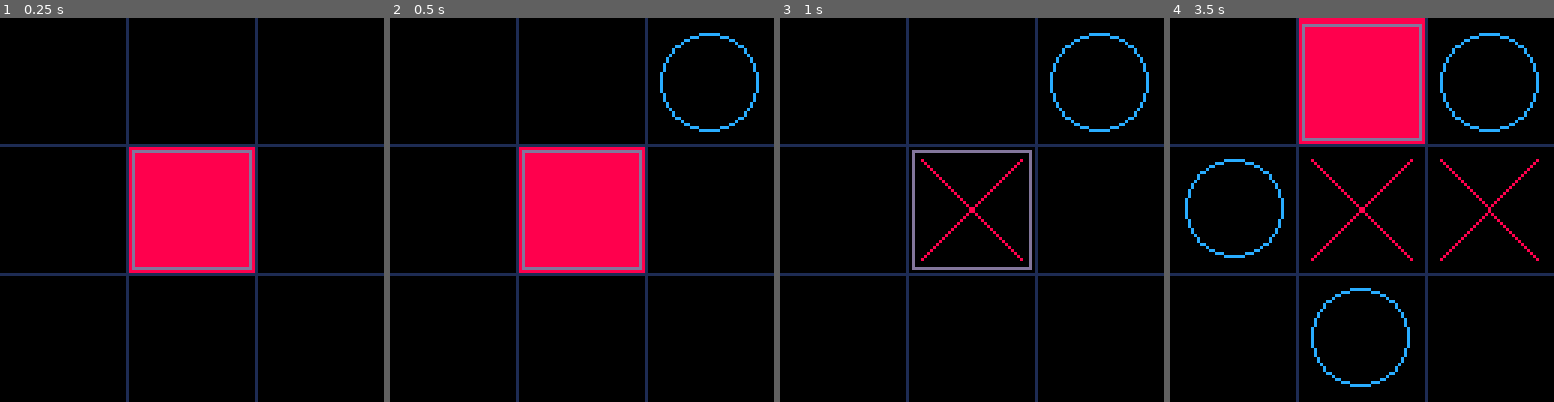
Above: before the commit, frames 1-4 (left to right).
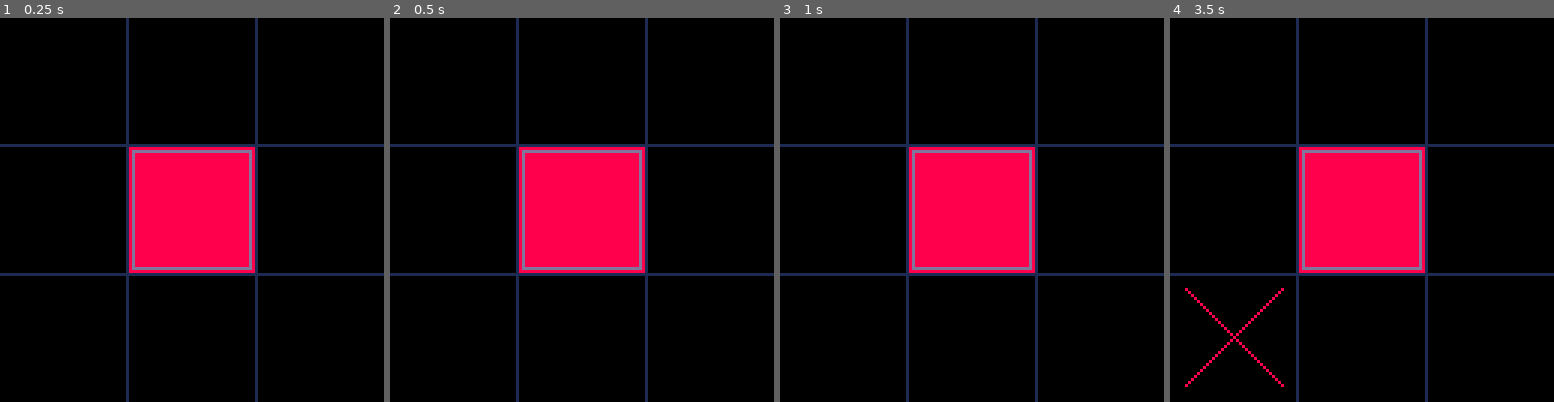
Above: after the commit, the same moments.

Repository: TarkanAl-Kazily/game-jams
Game: PICO-8 cartridge other/tic_tac_toe.p8
Two runs of this game, one before a commit and one after it. Both use one fixed random seed, a clock stepped at 60 frames per second and the inputs below.
Inputs:
- Up to frame 1 (0.25 s): no input
- Up to frame 2 (0.5 s): tap X (X key) at 0.33 s
- Up to frame 3 (1 s): tap O (Z key) at 0.7 s
- Up to frame 4 (3.5 s): tap X (X key) at 1.07, 1.85, 2.97 s; hold Right 1.6-2.1 s; tap O (Z key) every 0.4 s from 1.7 to 3.3 s; hold Up 2.15-2.42 s; hold Right 2.47-3.03 s; hold Left from 3.08 s (still down)

Frame 1 is identical in both runs. In frame 2, 0.6% of the frame differs, in the area x 70-97%, y 3-30%; in frame 3, 10%; in frame 4, 24%, in the area x 3-97%, y 0-97%.

Commit message:
Added alpha beta pruned search ai with a depth value

Diff:
--- a/other/tic_tac_toe.p8
+++ b/other/tic_tac_toe.p8
@@ -13,21 +13,33 @@
 winning_moves = nil
 
 -- ai settings
-ai = 1
+ai_delay = 30
+ai = 2
 
 function _init()
 	board = new_board()
-  ai_mode = ai_random
+  ai_mode = ai_alpha_beta
 end
 
 function _update60()
-	if (winner == 0)	board = update_player(board)
-	winner, winning_moves = evaluate_board(board)
+  if ai < 2 then
+    board = update_player(board)
+    winner, winning_moves = evaluate_board(board)
+  end
+  if ai == 2 then
+    if (t % ai_delay) == 1 then
+      board = ai_mode(board, 1)
+      winner, winning_moves = evaluate_board(board)
+    elseif (t % ai_delay) == 1 + (ai_delay \ 2) then
+      board = ai_mode(board, 2)
+      winner, winning_moves = evaluate_board(board)
+    end
+  end
+  t += 1
 end
 
 function _draw()
   cls(0)
-  t += 1
   if winner == 0 then
     draw_player()
   else
@@ -181,6 +193,7 @@
 
 -- applies the move by player, returning a new board
 function make_move(b, move, player)
+  if (move == nil) return b
   assert(is_legal(b, move))
   local new_b = copy(b)
   board_set(new_b, move, player)
@@ -232,19 +245,87 @@
 -->8
 -- ai
 
-function get_legal_moves(b)
+function get_legal_moves(b, shuffle)
   local moves = get_moves(b)
   for m in all(moves) do
     if (not is_legal(b, m)) del(moves, m)
   end
+  if shuffle then
+    local _moves = moves
+    moves = {}
+    while #_moves > 0 do
+      add(moves, rnd(_moves))
+      del(_moves, moves[#moves])
+    end
+  end
   return moves
 end
 
 -- random
 function ai_random(b, ai_id)
-  local moves = get_legal_moves(b)
-  if (#moves == 0) return b
+  local moves = get_legal_moves(b, false)
   return make_move(b, rnd(moves), ai_id)
+end
+
+i=0
+-- negamax search
+function ai_negamax(b, ai_id)
+  printh(i)
+  i += 1
+  local opponent, w, _m = (ai_id % 2 + 1), evaluate_board(b)
+  -- ai scoring heuristics
+  if w == ai_id then
+    return b, 1
+  elseif w == opponent then
+    return b, -1
+  elseif w == -1 then
+    return b, 0
+  end
+  local max_score, max_move, moves = -1000, nil, get_legal_moves(b, false)
+  for m in all(moves) do
+    local _b, score = ai_negamax(make_move(b, m, ai_id), opponent)
+    score *= -1
+    if score > max_score then
+      max_score = score
+      max_move = m
+    end
+  end
+  return make_move(b, max_move, ai_id), max_score
+end
+
+-- alpha beta pruning search
+function ai_alpha_beta(b, ai_id)
+  return _ai_alpha_beta(b, ai_id, 7, -10000, 10000)
+end
+
+function _ai_alpha_beta(b, ai_id, depth, alpha, beta)
+  local opponent, w, _m = (ai_id % 2 + 1), evaluate_board(b)
+  -- ai scoring heuristics
+  if w == ai_id then
+    return b, 1
+  elseif w == opponent then
+    return b, -1
+  elseif w == -1 then
+    return b, 0
+  end
+  if depth == 0 then
+    return b, 0
+  end
+
+  local max_score, max_move, moves = -1000, nil, get_legal_moves(b, true)
+  for m in all(moves) do
+    local _b, score = _ai_alpha_beta(make_move(b, m, ai_id), opponent, depth-1, -beta, -alpha)
+    score *= -1
+    if score > max_score then
+      max_score = score
+      max_move = m
+    end
+    alpha = max(alpha, max_score)
+    if alpha >= beta then
+      return make_move(b, max_move, ai_id), max_score
+    end
+  end
+  return make_move(b, max_move, ai_id), max_score
 end
 
 __gfx__
